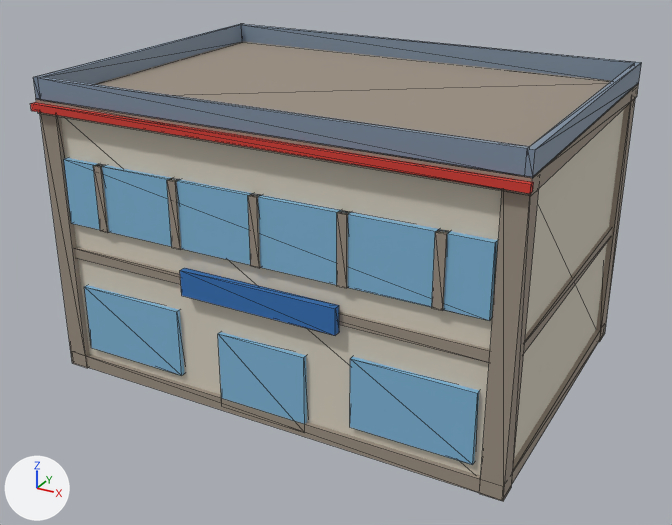
The glTF model frontend/assets/custom/circuit/pitsOffice.glb: old version first, new version second.
Camera for both pictures: a 50 mm camera at (18.1, -33.9, 21.2) aimed at (0.0, -1.0, 4.8). The axes (+X, +Y, +Z) are drawn at lower left. The lights are the same throughout. The older version comes first. Mesh edges are drawn as thin lines. Vertices at exactly the same position are counted once.

Names of what the first picture shows: 'pitsOffice_blue', 'pitsOffice_concrete', 'pitsOffice_concreteDark', 'pitsOffice_glass', 'pitsOffice_red', 'pitsOffice_steel'.
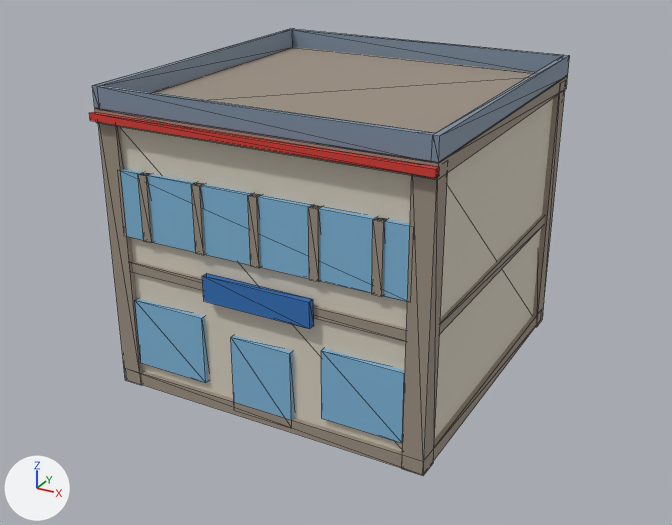
Pixel boxes (x1, y1, x2, y2) of what changed, in the pictures (672 x 525 px; the box of a moved part takes in the faces that stretch with it):
'pitsOffice_concreteDark', reshaped (22% narrower, 7% shorter): before (36, 41, 639, 501); after (95, 47, 568, 476)
'pitsOffice_concrete', rescaled (23% narrower): before (61, 109, 624, 476); after (121, 98, 553, 451)
'pitsOffice_glass', rescaled (33% narrower, 11% shorter): before (64, 158, 498, 465); after (121, 169, 410, 443)
'pitsOffice_steel', rescaled (21% narrower, 13% shorter): before (33, 24, 642, 178); after (92, 29, 570, 163)
'pitsOffice_red', rescaled (30% narrower, 28% shorter): before (30, 102, 534, 194); after (89, 112, 440, 178)
part 2 of me_cube_001, moved or reshaped: before (87, 329, 600, 493); after (141, 315, 537, 468)
part 3 of me_cube_001, moved or reshaped: before (40, 114, 90, 368); after (98, 123, 144, 385)
part 4 of me_cube_001, moved or reshaped: before (479, 189, 539, 501); after (402, 173, 448, 476)
part 5 of me_cube_001, moved or reshaped: before (596, 99, 635, 342); after (533, 90, 565, 327)
part 6 of me_cube_001, moved or reshaped (mostly hidden): before (74, 227, 612, 362); after (131, 215, 545, 341)
part 7 of me_cube_001, moved or reshaped: before (93, 164, 109, 233); after (138, 172, 153, 243)
part 8 of me_cube_001, moved or reshaped: before (167, 178, 181, 249); after (191, 182, 205, 255)
part 9 of me_cube_001, moved or reshaped: before (337, 210, 350, 288); after (308, 205, 322, 282)
part 10 of me_cube_001, moved or reshaped: before (432, 229, 450, 311); after (372, 218, 387, 297)
part 11 of me_cube_001, moved or reshaped: before (36, 41, 639, 195); after (95, 47, 568, 180)

Patch to the scene script:
```diff
--- a/frontend/assets/custom/circuit/pitsOffice.glb.py
+++ b/frontend/assets/custom/circuit/pitsOffice.glb.py
@@ me_cube @@
 # used by ob_pitsoffice_concrete; location = (0.0, 0.0, 0.0)
-me_cube.from_pydata(...)  # 8 vertices, 12 faces; spans x -10.0..10.0, y -7.0..7.0, z 0.0..12.0
+me_cube.from_pydata(...)  # 8 vertices, 12 faces; spans x -6.9..6.9, y -7.0..7.0, z 0.0..12.0
+# me_cube part 1: the whole mesh is scaled about its middle by (0.69, 1, 1)
 me_cube.materials.append(mat_pitsoffice_concrete)
@@ me_cube_001 @@
 # used by ob_pitsoffice_concretedark; location = (0.0, 0.0, 0.0)
-me_cube_001.from_pydata(...)  # 96 vertices, 144 faces; spans x -10.3..10.3, y -7.3..7.3, z 0.0..12.2
+me_cube_001.from_pydata(...)  # 96 vertices, 144 faces; spans x -7.2..7.2, y -7.3..7.3, z 0.0..12.2
+# me_cube_001 part 2: the loose piece of 8 vertices spanning x -10.2..10.2, y -7.2..7.2, z 0.0..0.6 is scaled about its middle by (0.696, 1, 1)
+# me_cube_001 part 3: the loose piece of 8 vertices spanning x -10.2..-9.4, y -7.2..-6.4, z 0.0..12.0 is moved by (3.1, 0.0, 0.0)
+# me_cube_001 part 4: the loose piece of 8 vertices spanning x 9.4..10.2, y -7.2..-6.4, z 0.0..12.0 is moved by (-3.1, 0.0, 0.0)
+# me_cube_001 part 5: the loose piece of 8 vertices spanning x 9.4..10.2, y 6.4..7.2, z 0.0..12.0 is moved by (-3.1, 0.0, 0.0)
+# me_cube_001 part 6: the loose piece of 8 vertices spanning x -10.1..10.1, y -7.2..7.2, z 5.4..5.8 is scaled about its middle by (0.695, 1, 1)
+# me_cube_001 part 7: the loose piece of 8 vertices spanning x -7.6..-7.2, y -7.3..-6.9, z 7.0..9.8 is moved by (2.3, 0.0, 0.0)
+# me_cube_001 part 8: the loose piece of 8 vertices spanning x -3.9..-3.5, y -7.3..-6.9, z 7.0..9.8 is moved by (1.1, 0.0, 0.0)
+# me_cube_001 part 9: the loose piece of 8 vertices spanning x 3.5..3.9, y -7.3..-6.9, z 7.0..9.8 is moved by (-1.1, 0.0, 0.0)
+# me_cube_001 part 10: the loose piece of 8 vertices spanning x 7.2..7.6, y -7.3..-6.9, z 7.0..9.8 is moved by (-2.3, 0.0, 0.0)
+# me_cube_001 part 11: the loose piece of 8 vertices spanning x -10.3..10.3, y -7.3..7.3, z 11.6..12.2 is scaled about its middle by (0.699, 1, 1)
+# other edits to the shape of me_cube_001 do not show in these pictures
 me_cube_001.materials.append(mat_pitsoffice_concretedark)
@@ me_cube_007 @@
 # used by ob_pitsoffice_glass; location = (0.0, 0.0, 0.0)
-me_cube_007.from_pydata(...)  # 32 vertices, 48 faces; spans x -9.2..9.2, y -7.2..-6.9, z 0.2..9.8
+me_cube_007.from_pydata(...)  # 32 vertices, 48 faces; spans x -6.4..6.4, y -7.2..-6.9, z 0.2..9.8
+# me_cube_007 part 12: the whole mesh is scaled about its middle by (0.69, 1, 1)
 me_cube_007.materials.append(mat_pitsoffice_glass)
@@ me_cube_018 @@
 # used by ob_pitsoffice_red; location = (0.0, 0.0, 0.0)
-me_cube_018.from_pydata(...)  # 8 vertices, 12 faces; spans x -10.4..10.4, y -7.6..-7.3, z 11.8..12.0
+me_cube_018.from_pydata(...)  # 8 vertices, 12 faces; spans x -7.2..7.2, y -7.6..-7.3, z 11.8..12.0
+# me_cube_018 part 13: the whole mesh is scaled about its middle by (0.7, 1, 1)
 me_cube_018.materials.append(mat_pitsoffice_red)
@@ me_cube_019 @@
 # used by ob_pitsoffice_steel; location = (0.0, 0.0, 0.0)
-me_cube_019.from_pydata(...)  # 24 vertices, 48 faces; spans x -10.3..10.3, y -7.3..7.3, z 12.2..13.1
+me_cube_019.from_pydata(...)  # 24 vertices, 48 faces; spans x -7.2..7.2, y -7.3..7.3, z 12.2..13.1
+# me_cube_019 part 14: the whole mesh is scaled about its middle by (0.694, 1, 1)
 me_cube_019.materials.append(mat_pitsoffice_steel)
```
